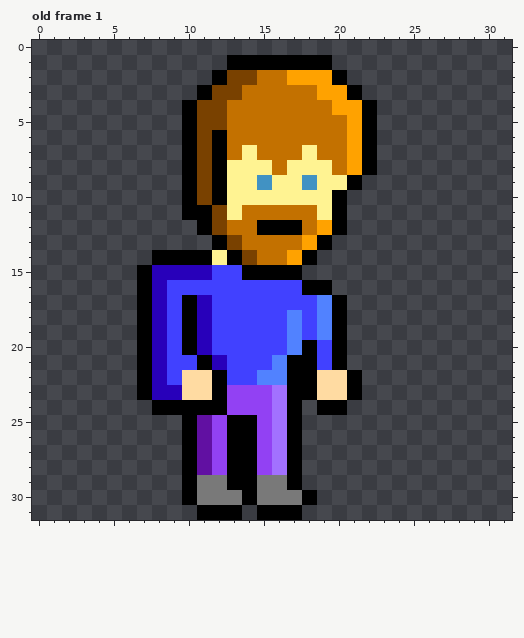
Pixel-art file: Assets/AndromedaLabs/Aseprites/player-1.aseprite. Above, as it was before the edit.
32x32 pixels, 11 frames. Shown: old frame 1. The commit also changed other frames, which this record leaves out.
New version:
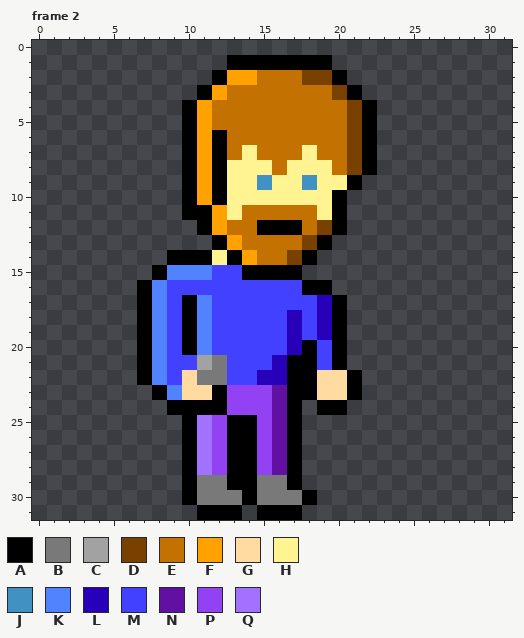
Palette (. is transparent): A #000000  B #797979  C #a2a2a2  D #794100  E #c37100  F #ffa200  G #ffdba2  H #fff392  J #4192c3  K #5182ff  L #2800ba  M #4141ff  N #6110a2  P #9241f3  Q #a271ff
A new or re-ordered frame is compared with the old frame closest to it.
Author's note on the commit: Add player basic attack.
From old to new:
layer "camp" now hidden
layer "stone" added
frames re-ordered
Changed rows in their new state; - is an unchanged pixel.
Frame 2 against old frame 1:
first column x 7:
 2 ------FF--EDD--
 3 -----FE-----ED-
 4 ----FE-------ED
 5 ----FE--------D
 6 ----F---------D
 7 ----F---------D
 8 ----F---------D
 9 ----F----------
10 ----F----------
11 -----F---------
12 -----F------D--
13 ------F----D---
14 -.-----F--D----
15 .AKKK----------
16 -K-------------
17 -K--K-------L--
18 -K--K-----L-L--
19 -K--K-----L-L--
20 -K--K-----L----
21 -K--CB---L-----
22 -K--BB--LL-----
23 .AK------N-----
24 -.-------N-----
25 ----Q----N-----
26 ----Q----N-----
27 ----Q----N-----
28 ----Q----N-----
